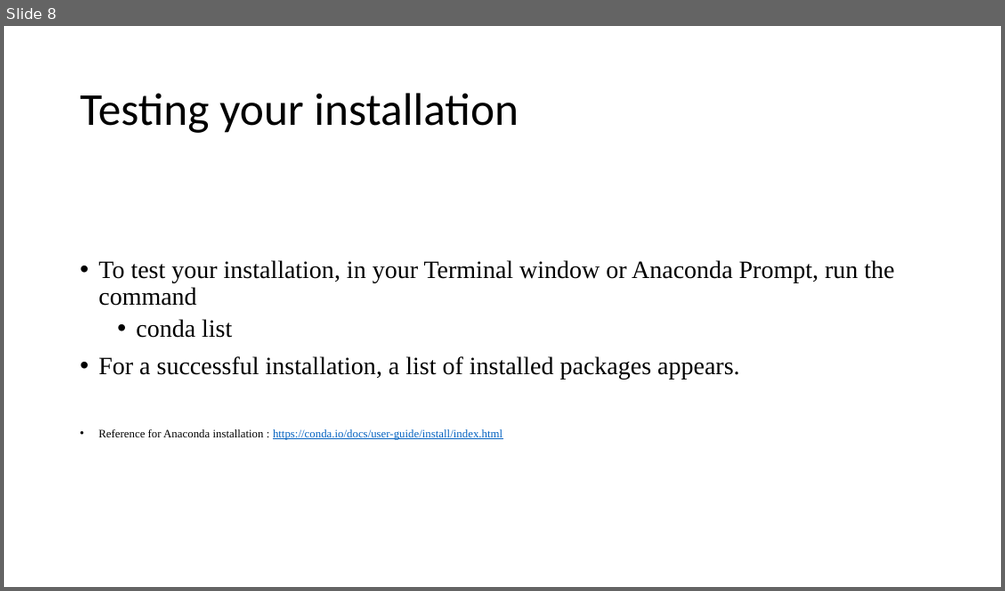
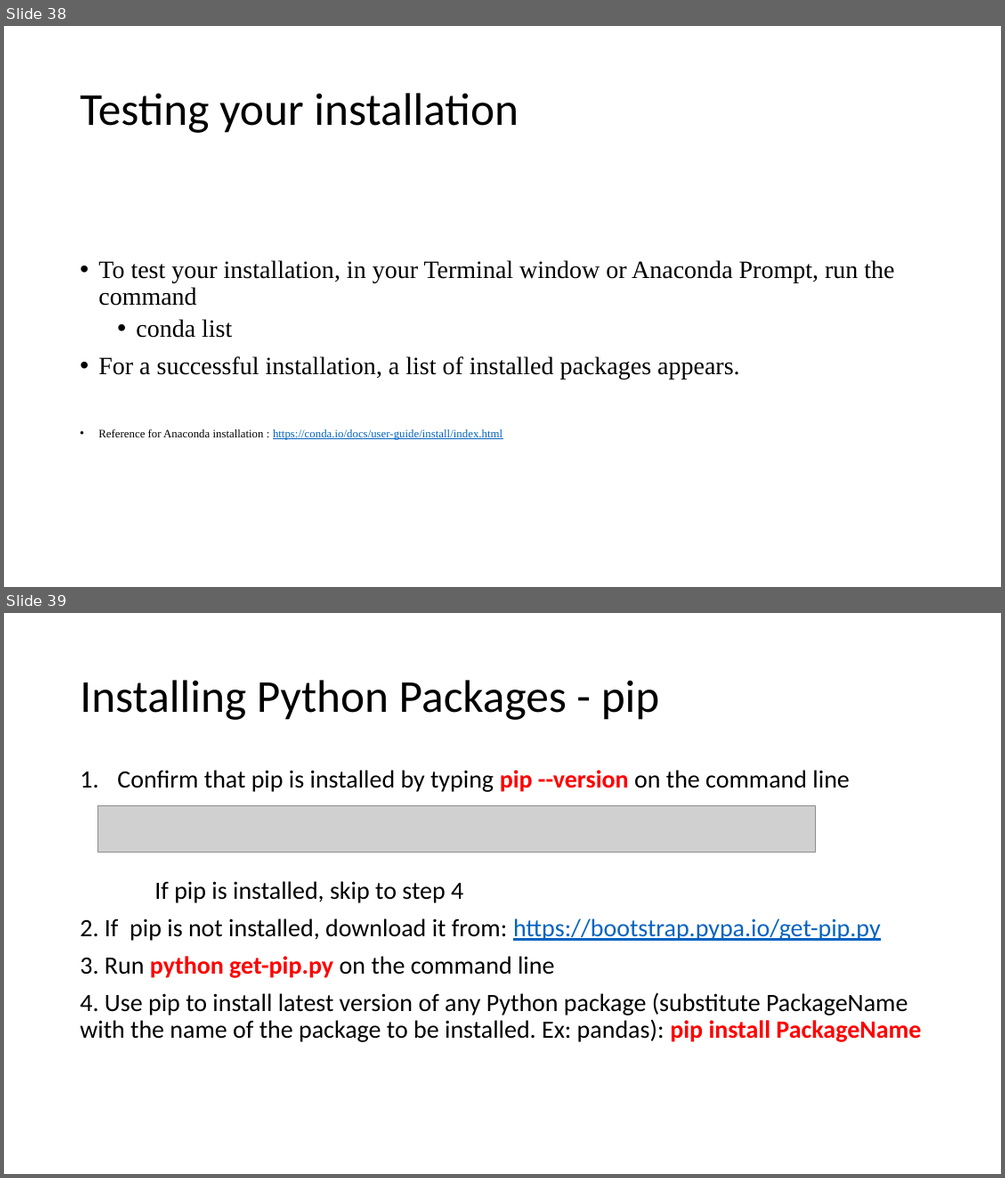
Before and after one commit to ndeshpa/Bootcamp, a slide deck: lecture/Python Programing.pptx. Shown one above the other, each under a label of ours: slide 8 before the commit, slides 38 and 39 after it. The pictures are 1005x591 and 1005x1178 pixels, drawn with LibreOffice and Linux fonts; fonts in the diff are those of the drawing; grey boxes stand for pictures. Boxes give left, top, right and bottom in pixels: in the first picture for what was removed or moved away, otherwise in the second. Text is boxed around its words. In the diff, an @@ line names an element or a change of style, - is before the commit and + after.

```diff
--- a/lecture/Python Programing.pptx
+++ b/lecture/Python Programing.pptx
@@ slide 39 added at <box>4,613,1001,1174</box>, background #FFFFFF @@
@@ title added at <box>80,680,660,720</box>, 44 pt, text #000000 @@
+Installing Python Packages - pip
@@ text added at <box>80,770,921,1042</box>, 24 pt, text #000000 @@
+1. Confirm that pip is installed by typing pip --version on the command line
+If pip is installed, skip to step 4
+2. If pip is not installed, download it from: https://bootstrap.pypa.io/get-pip.py
+3. Run python get-pip.py on the command line
+4. Use pip to install latest version of any Python package (substitute PackageName with the name of the package to be installed. Ex: pandas): pip install PackageName
@@ picture added at <box>97,806,815,852</box> @@
@@ what was slide 8 is now slide 38 @@
```
Also in this commit, not shown: 13 slides changed, 2 other slides added, 2 other files.
